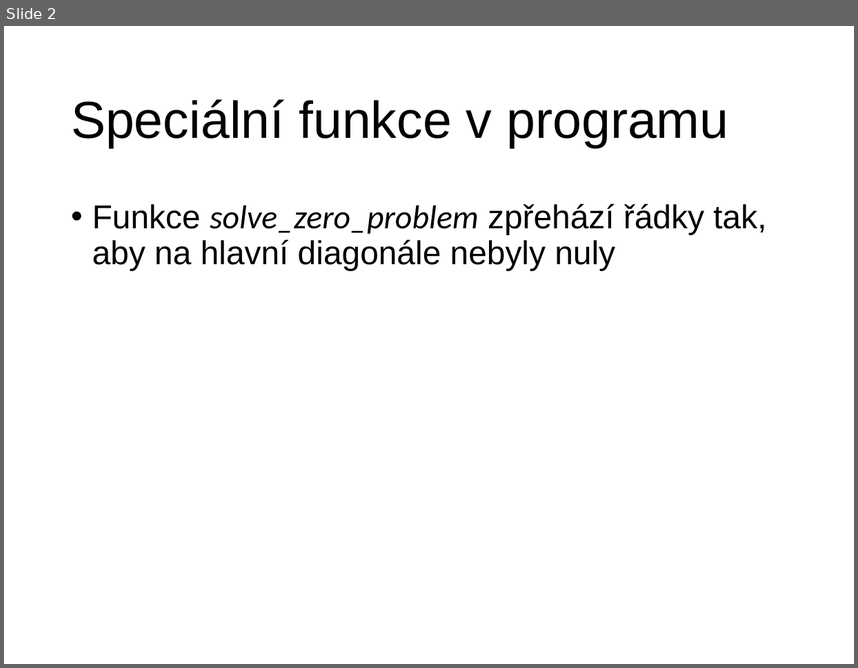
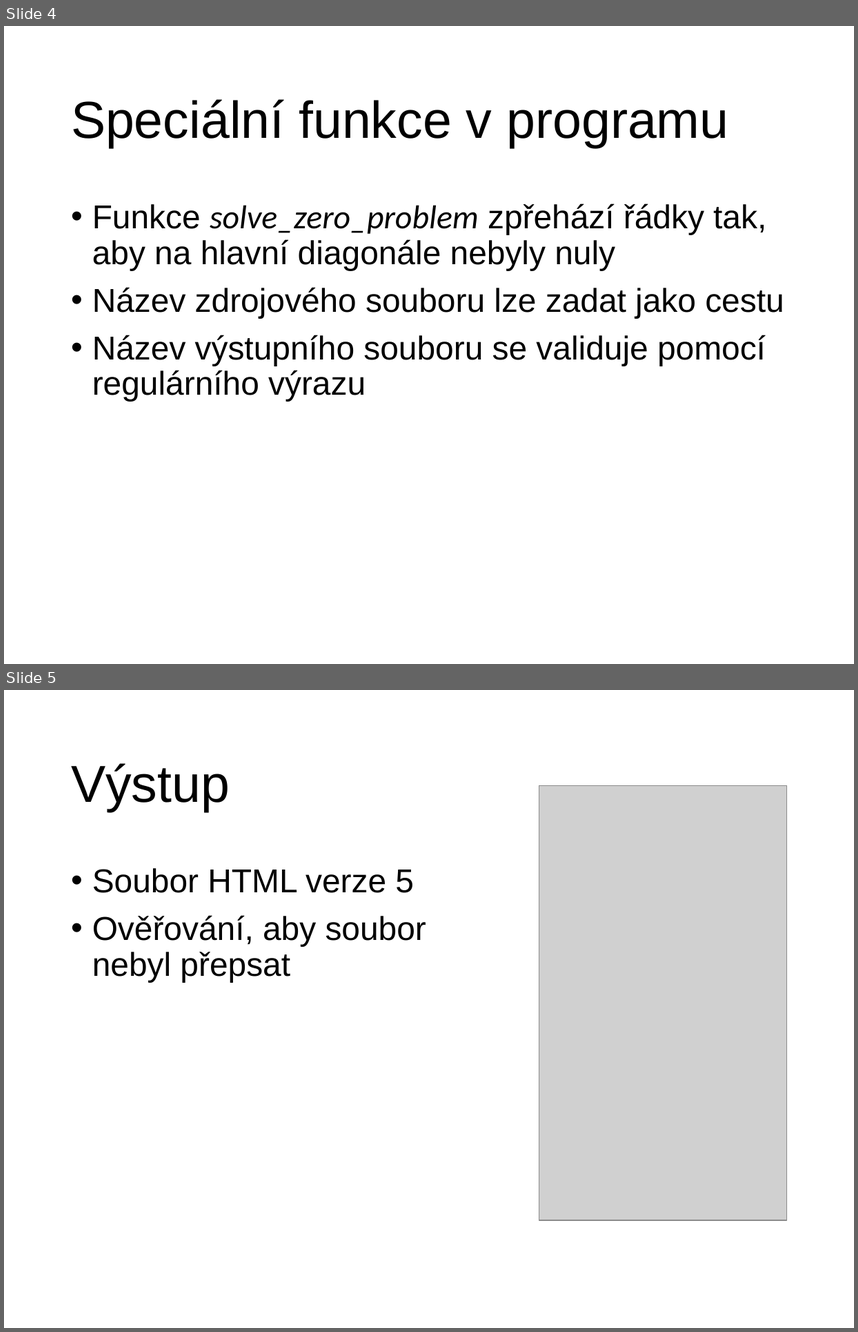
Before and after one commit to MichalKalita/matice, a slide deck: prezentace/prezentace.pptx. Shown one above the other, each under a label of ours: slide 2 before the commit, slides 4 and 5 after it. The pictures are 858x668 and 858x1332 pixels, drawn with LibreOffice and Linux fonts; fonts in the diff are those of the drawing; grey boxes stand for pictures. Boxes give left, top, right and bottom in pixels: in the first picture for what was removed or moved away, otherwise in the second. Text is boxed around its words. In the diff, an @@ line names an element or a change of style, - is before the commit and + after.

```diff
--- a/prezentace/prezentace.pptx
+++ b/prezentace/prezentace.pptx
@@ slide 5 added at [4,690,854,1328], background #FFFFFF @@
@@ title added at [71,763,230,812], 44 pt, text #000000 @@
+Výstup
@@ picture added at [539,785,787,1220] @@
@@ text added at [92,868,426,982], 28 pt, text #000000 @@
+• Soubor HTML verze 5
+• Ověřování, aby soubor
+  nebyl přepsat
@@ what was slide 2 is now slide 4 @@
@@ slide 4 changed as well @@
@@ text at [92,287,784,401]: paragraphs added @@
+• Název zdrojového souboru lze zadat jako cestu
+• Název výstupního souboru se validuje pomocí regulárního výrazu
```
Also in this commit, not shown: 1 other slide changed, 2 other slides added.
